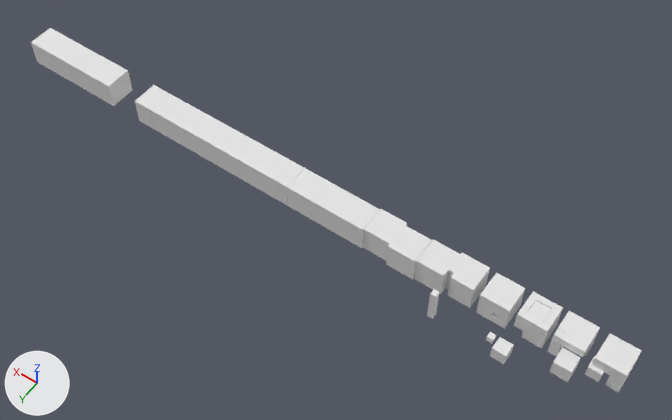
The FBX model Assets/_Tutorial/Terrain/TutoZone7.fbx as it was, and as the next commit left it.
The view is the same before and after, from a 50 mm lens placed at (-405.0, 245.0, 241.0), pointed at (-295.0, 91.0, 0.0). The axes (+X, +Y, +Z) are drawn at lower left. The lights are the same throughout. The first picture is the older version. Where no turn or scale is listed for an object, it has been applied to the vertices.

In view in the first picture: 'cubinfmodele.001', 'frag', 'outline.007'.
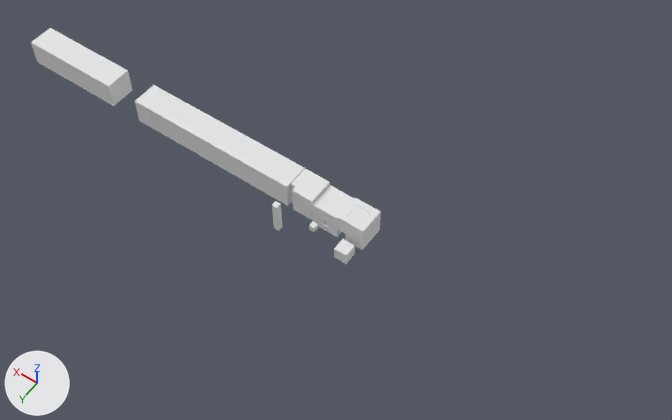
Commit message: tuto fixed

What differs and where, as boxes (x1, y1, x2, y2) in the pictures (672 x 420 px; the box of a moved part takes in the faces that stretch with it):
'cubinfmodele.001', reshaped (43% narrower, 39% shorter): before (31, 28, 641, 392); after (31, 28, 381, 249)
'frag', reshaped (44% narrower, 31% shorter): before (427, 290, 604, 382); after (272, 201, 370, 264)
'outline.007', reshaped (43% narrower, 35% shorter): before (31, 28, 642, 391); after (31, 28, 381, 264)
part 1 of me_cube_019, moved or reshaped: before (476, 272, 525, 329); after (312, 185, 353, 237)
part 2 of me_cube_019, moved or reshaped: before (427, 289, 440, 319); after (272, 202, 283, 230)
part 3 of me_cube_019, moved or reshaped: before (490, 337, 514, 364); after (334, 239, 355, 264)
part 4 of me_cube_019, deleted: before (386, 225, 642, 391)
part 5 of me_cube_019, moved or reshaped: before (280, 163, 407, 259); after (291, 169, 381, 250)
part 6 of me_cube_542, moved or reshaped: before (514, 291, 563, 348); after (338, 198, 381, 249)
part 7 of me_cube_542, moved or reshaped: before (477, 273, 525, 328); after (312, 186, 354, 237)
part 8 of me_cube_542, deleted: before (312, 182, 641, 392)
part 9 of me_cube_542, cut back: before (287, 169, 329, 219); after (291, 169, 330, 219)
part 10 of me_cube_007, moved or reshaped: before (427, 290, 439, 318); after (272, 201, 282, 231)
part 11 of me_cube_007, moved or reshaped: before (490, 337, 513, 364); after (334, 239, 355, 264)
part 12 of me_cube_007, moved or reshaped: before (486, 332, 496, 343); after (309, 222, 318, 232)
part 13 of me_cube_007, moved or reshaped: before (528, 301, 551, 321); after (347, 205, 370, 223)
part 14 of me_cube_007, deleted: before (553, 329, 565, 342)
part 15 of me_cube_007, deleted: before (585, 357, 604, 381)
part 16 of me_cube_007, deleted: before (550, 348, 580, 382)

Edits to the bpy script that builds the scene:
```text
Change me_cube_007:
    used by ob_frag; location = (-369.4, 99.8, 3.1)
    remove me_cube_007.from_pydata(...)  # 56 vertices, 42 faces; spans x -23.3..29.8, y -10.2..7.8, z -7.9..5.5
    add me_cube_007.from_pydata(...)  # 32 vertices, 24 faces; spans x 60.2..88.7, y -8.8..6.3, z -7.9..5.1
    me_cube_007 part 10: the loose piece of 8 vertices spanning x 27.8..29.8, y 3.5..5.5, z -7.9..4.4 is moved by (59.0, 0.8, 0.0)
    me_cube_007 part 11: the loose piece of 8 vertices spanning x 2.0..6.7, y 3.2..7.8, z -5.7..-1.1 is moved by (58.2, -2.3, 0.0)
    me_cube_007 part 12: the loose piece of 8 vertices spanning x 7.8..9.8, y 3.5..5.5, z -2.8..-0.8 is moved by (66.8, -2.6, 0.0)
    me_cube_007 part 13: the loose piece of 8 vertices spanning x -2.1..3.0, y -10.2..-5.0, z 2.7..5.1 is moved by (63.3, 1.4, 0.0)
    me_cube_007 part 14: the loose piece of 8 vertices spanning x -9.2..-6.7, y -5.1..-2.6, z 3.6..5.5 is deleted
    me_cube_007 part 15: the loose piece of 8 vertices spanning x -23.3..-19.0, y -5.5..-1.2, z -2.6..1.7 is deleted
    me_cube_007 part 16: the loose piece of 8 vertices spanning x -16.0..-10.3, y -2.5..3.2, z -3.9..1.8 is deleted
Change me_cube_019:
    used by ob_outline_007; location = (-318.4, 94.1, 3.5)
    remove me_cube_019.from_pydata(...)  # 2101 vertices, 2480 faces; spans x -80.0..156.0, y -7.0..13.0, z -8.0..5.0
    add me_cube_019.from_pydata(...)  # 1211 vertices, 1446 faces; spans x 8.0..156.0, y -6.0..12.0, z -8.0..5.0
    me_cube_019 part 1: the loose piece of 192 vertices spanning x -43.0..-33.0, y -7.0..3.0, z -6.0..4.0 is moved by (61.0, 1.0, 0.0)
    me_cube_019 part 2: the loose piece of 40 vertices spanning x -23.0..-21.0, y 9.0..11.0, z -8.0..4.0 is moved by (59.0, 1.0, 0.0)
    me_cube_019 part 3: the loose piece of 40 vertices spanning x -49.0..-44.0, y 9.0..13.0, z -6.0..-1.0 is moved by (58.0, -2.0, 0.0)
    me_cube_019 part 4: 9 loose pieces with 932 vertices, spanning x -80.0..-2.0, y -7.0..9.0, z -5.0..5.0, are deleted
    me_cube_019 part 5: 9 vertices moved from x 8.0..18.0, y -6.0..4.0, z -5.0..5.0 to x 8.0..28.0, y 2.0..4.0, z -5.0..5.0; 124 vertices removed from x -2.0..38.0, y -6.0..4.0, z -5.0..5.0; 225 vertices added at x 8.0..37.0, y -6.0..4.0, z -5.0..5.0
    other edits to the shape of me_cube_019 do not show in these pictures
Change me_cube_542:
    used by ob_cubinfmodele_001; location = (-309.0, 93.3, 3.6)
    remove me_cube_542.from_pydata(...)  # 340 vertices, 275 faces; spans x -90.0..147.0, y -6.0..6.0, z -6.0..5.0
    add me_cube_542.from_pydata(...)  # 197 vertices, 160 faces; spans x -2.0..147.0, y -5.0..5.0, z -6.0..5.0
    me_cube_542 part 6: the loose piece of 39 vertices spanning x -65.0..-55.0, y -6.0..4.0, z -5.0..5.0 is moved by (63.0, 1.0, 0.0)
    me_cube_542 part 7: the loose piece of 34 vertices spanning x -53.0..-43.0, y -6.0..4.0, z -6.0..4.0 is moved by (61.0, 1.0, 0.0)
    me_cube_542 part 8: 8 loose pieces with 151 vertices, spanning x -90.0..18.0, y -6.0..6.0, z -5.0..5.0, are deleted
    me_cube_542 part 9
    2 vertices are removed from x 28.0, y 5.0, z -5.0..5.0
    6 faces are deleted
    4 vertices are added at (26.0, 5.0, -5.0), (26.0, 5.0, 5.0), (26.0, -5.0, -5.0), (26.0, -5.0, 5.0)
    6 new vertices lie (0.0, 8.0, 0.0) away from vertices in x 18.0..28.0, y -5.0, z -5.0..5.0
    14 new faces join them
```
